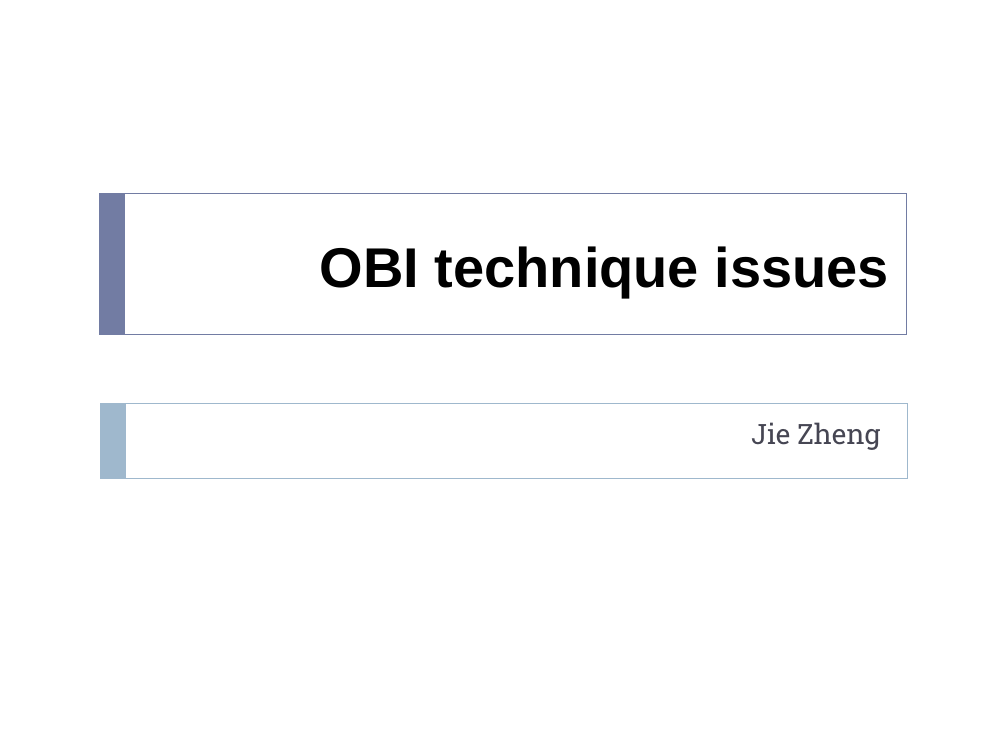
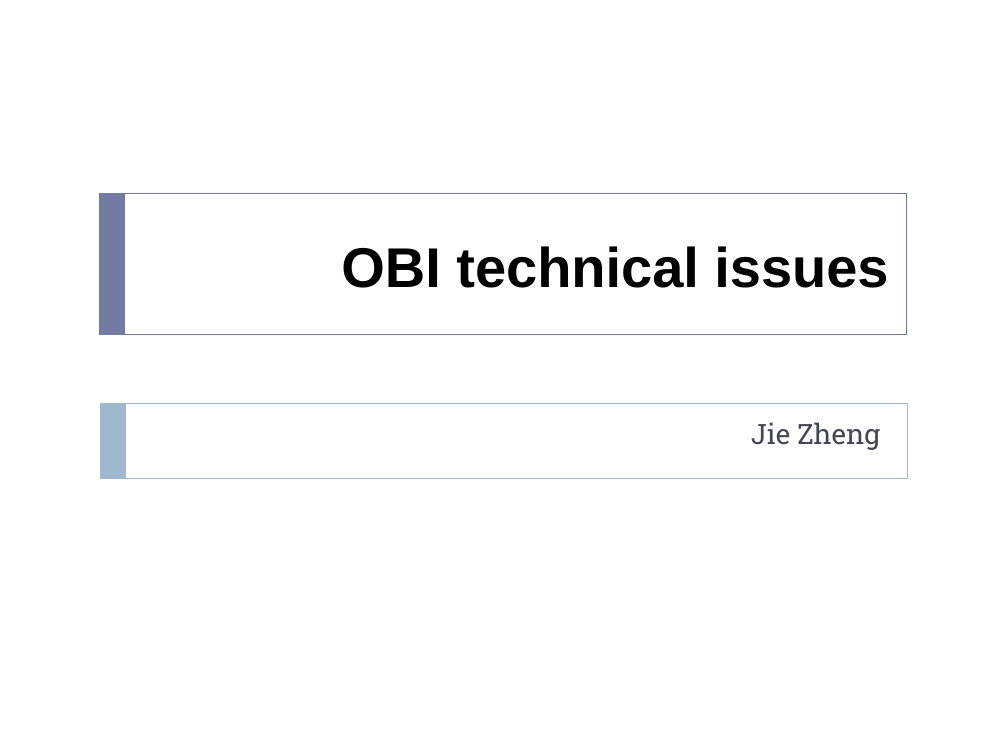
Before and after one commit to obi-ontology/obi-legacy-svn, a slide deck: slide 1 of trunk/docs/presentations/OBI workshop May 2012 Ann Arbor/OBI-tech.ppt. Drawn at 1008x756 pixels with LibreOffice and Linux fonts; fonts in the diff are those of the drawing. Boxes give left, top, right and bottom in pixels: in the first picture for what was removed or moved away, otherwise in the second. Text is boxed around its words. In the diff, an @@ line names an element or a change of style, - is before the commit and + after.

```diff
--- a/trunk/docs/presentations/OBI workshop May 2012 Ann Arbor/OBI-tech.ppt
+++ b/trunk/docs/presentations/OBI workshop May 2012 Ann Arbor/OBI-tech.ppt
@@ title at bbox=[341, 246, 888, 288]: text changed @@
-OBI technique issues
+OBI technical issues
```
Also in this commit, not shown: 3 other slides changed.
